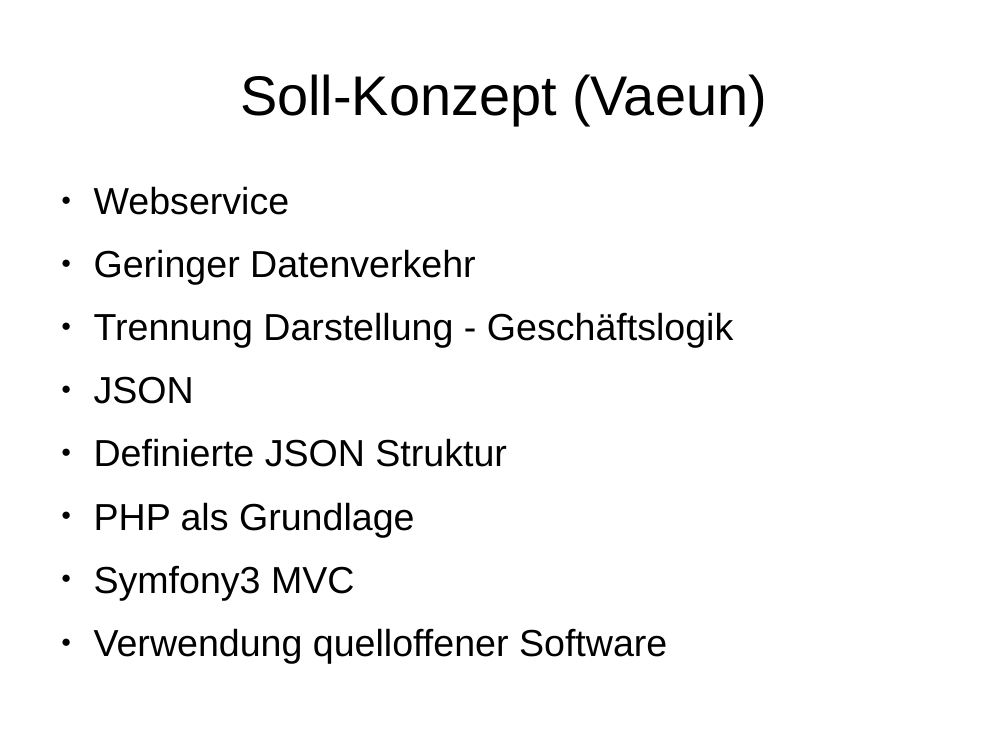
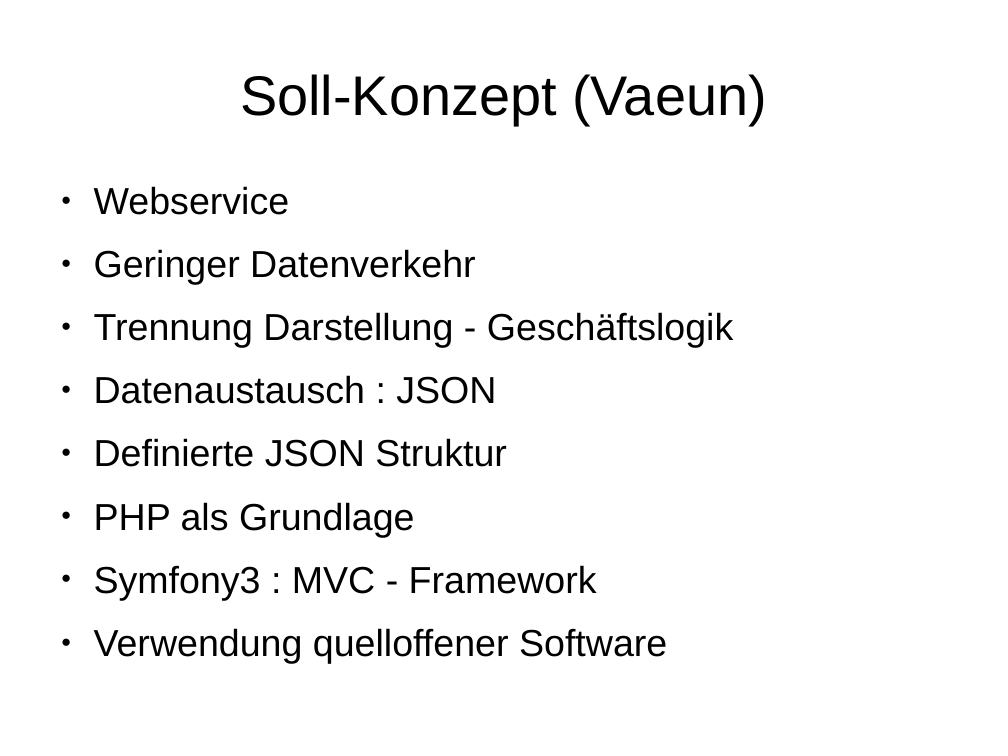
Before and after one commit to janhelmle/weiterbildung_fachinformatiker_ihk_projektantrag, a slide deck: slide 6 of praesentation/presentation_v1.odp. Drawn at 1008x756 pixels with LibreOffice and Linux fonts; fonts in the diff are those of the drawing. Boxes give left, top, right and bottom in pixels: in the first picture for what was removed or moved away, otherwise in the second. Text is boxed around its words. In the diff, an @@ line names an element or a change of style, - is before the commit and + after.

```diff
--- a/praesentation/presentation_v1.odp
+++ b/praesentation/presentation_v1.odp
@@ text at [94, 375, 496, 404]: text changed @@
-● JSON
+● Datenaustausch : JSON
@@ text at [94, 565, 597, 600]: text changed @@
-● Symfony3 MVC
+● Symfony3 : MVC - Framework
```
Also in this commit, not shown: 4 other slides changed, 1 other file.
